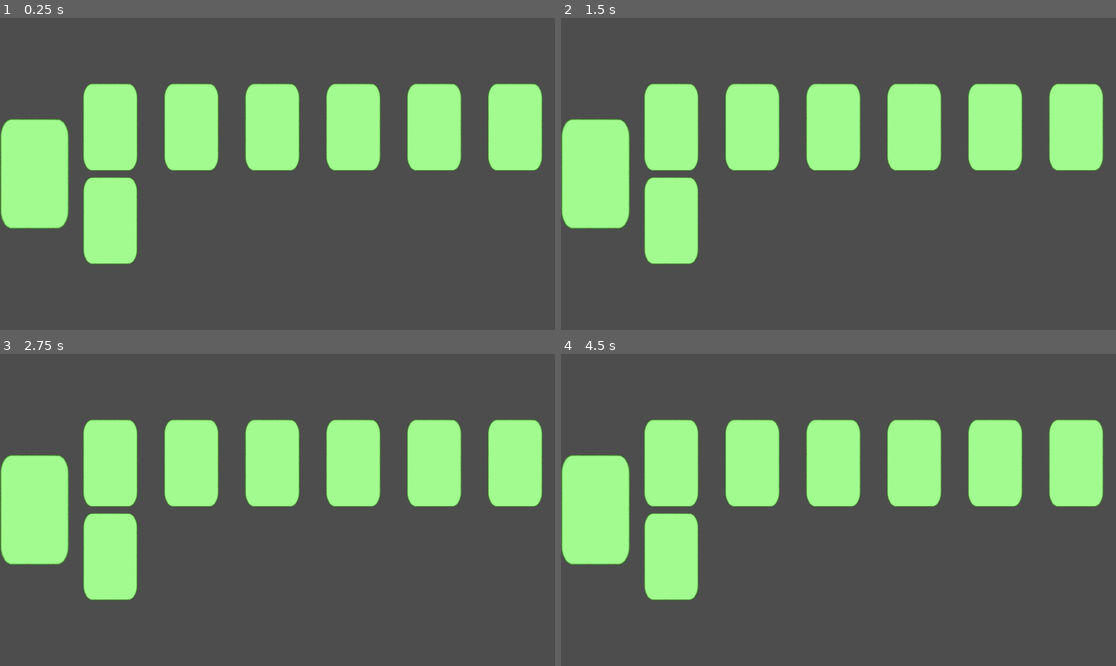
Above: before the commit, frames 1-4 (two rows, left to right).
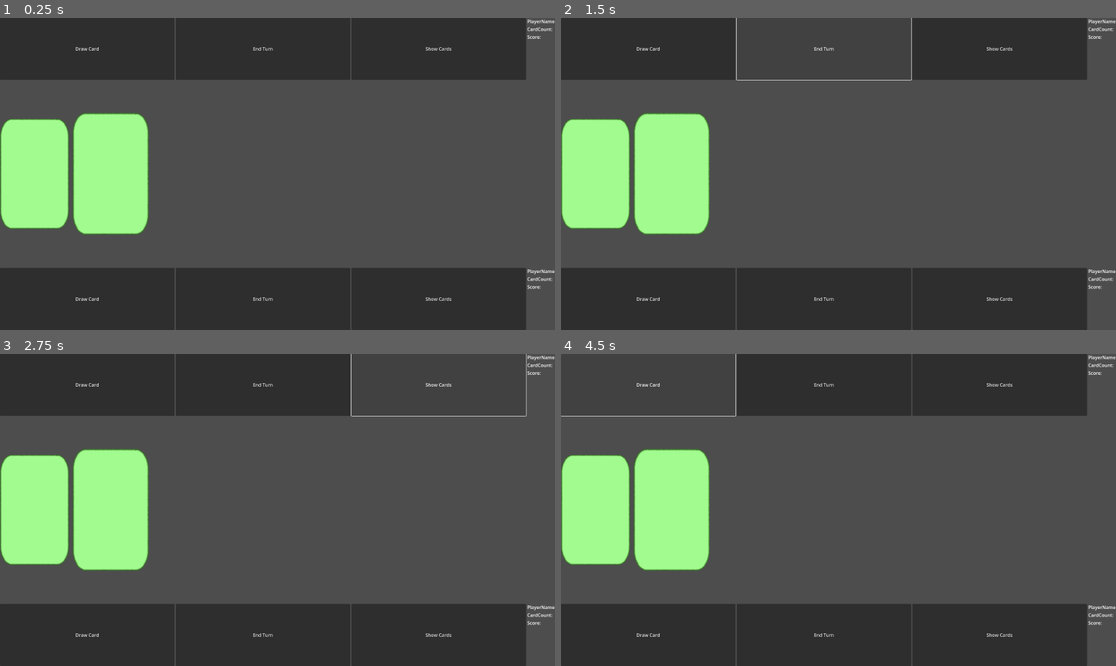
Above: after the commit, the same moments.

Repository: ElQDuck/guinea-piggies
Game: Godot game, scene res://scenes/main.tscn
Two runs of this game, one before a commit and one after it. Both use one fixed random seed, a clock stepped at 60 frames per second and the inputs below. The project has no main scene, so this scene is started directly.
Inputs (mouse positions are in pixels of both pictures, inside the frame that each line leads up to):
- Up to frame 1 (0.25 s): no input
- Up to frame 2 (1.5 s): click (649, 49) at 0.5 s, where only the run after the commit has a clickable "Draw Card"; click (821, 49) at 1.25 s, where only the run after the commit has a clickable "End Turn"
- Up to frame 3 (2.75 s): click (438, 385) at 2 s, where only the run after the commit has a clickable "Show Cards"
- Up to frame 4 (4.5 s): click (594, 510) at 2.75 s; click (594, 510) at 3.5 s; click (649, 385) at 4.25 s, where only the run after the commit has a clickable "Draw Card"

The runs differ from the first frame. In frame 1, 55% of the frame differs, in the area x 0-100%, y 0-100%; in frame 2, 48%; in frame 3, 49%; in frame 4, 48%.

Commit message:
feat: add player

Diff:
--- a/scenes/main.tscn
+++ b/scenes/main.tscn
@@ -24,6 +24,36 @@
 layout_mode = 2
 size_flags_vertical = 3
 
+[node name="DrawCard" type="Button" parent="TableUi/VBoxContainer/Player1"]
+layout_mode = 2
+size_flags_horizontal = 3
+text = "Draw Card"
+
+[node name="EndTurn" type="Button" parent="TableUi/VBoxContainer/Player1"]
+layout_mode = 2
+size_flags_horizontal = 3
+text = "End Turn"
+
+[node name="ShowCards" type="Button" parent="TableUi/VBoxContainer/Player1"]
+layout_mode = 2
+size_flags_horizontal = 3
+text = "Show Cards"
+
+[node name="VBoxContainer" type="VBoxContainer" parent="TableUi/VBoxContainer/Player1"]
+layout_mode = 2
+
+[node name="PlayerName" type="Label" parent="TableUi/VBoxContainer/Player1/VBoxContainer"]
+layout_mode = 2
+text = "PlayerName"
+
+[node name="CardsCount" type="Label" parent="TableUi/VBoxContainer/Player1/VBoxContainer"]
+layout_mode = 2
+text = "CardCount: "
+
+[node name="Score" type="Label" parent="TableUi/VBoxContainer/Player1/VBoxContainer"]
+layout_mode = 2
+text = "Score:"
+
 [node name="Cards" type="HBoxContainer" parent="TableUi/VBoxContainer"]
 layout_mode = 2
 size_flags_vertical = 3
@@ -48,50 +78,36 @@
 layout_mode = 2
 size_flags_vertical = 3
 
-[node name="DrawnCard2" parent="TableUi/VBoxContainer/Cards/GridContainer" instance=ExtResource("2_qcnc8")]
+[node name="Player2" type="HBoxContainer" parent="TableUi/VBoxContainer"]
 layout_mode = 2
 size_flags_vertical = 3
 
-[node name="DrawnCard3" parent="TableUi/VBoxContainer/Cards/GridContainer" instance=ExtResource("2_qcnc8")]
+[node name="DrawCard" type="Button" parent="TableUi/VBoxContainer/Player2"]
 layout_mode = 2
-size_flags_vertical = 3
+size_flags_horizontal = 3
+text = "Draw Card"
 
-[node name="DrawnCard4" parent="TableUi/VBoxContainer/Cards/GridContainer" instance=ExtResource("2_qcnc8")]
+[node name="EndTurn" type="Button" parent="TableUi/VBoxContainer/Player2"]
 layout_mode = 2
-size_flags_vertical = 3
+size_flags_horizontal = 3
+text = "End Turn"
 
-[node name="DrawnCard5" parent="TableUi/VBoxContainer/Cards/GridContainer" instance=ExtResource("2_qcnc8")]
+[node name="ShowCards" type="Button" parent="TableUi/VBoxContainer/Player2"]
 layout_mode = 2
-size_flags_vertical = 3
+size_flags_horizontal = 3
+text = "Show Cards"
 
-[node name="DrawnCard6" parent="TableUi/VBoxContainer/Cards/GridContainer" instance=ExtResource("2_qcnc8")]
+[node name="VBoxContainer" type="VBoxContainer" parent="TableUi/VBoxContainer/Player2"]
 layout_mode = 2
-size_flags_vertical = 3
 
-[node name="DrawnCard7" parent="TableUi/VBoxContainer/Cards/GridContainer" instance=ExtResource("2_qcnc8")]
+[node name="PlayerName" type="Label" parent="TableUi/VBoxContainer/Player2/VBoxContainer"]
 layout_mode = 2
-size_flags_vertical = 3
+text = "PlayerName"
 
-[node name="DrawnCard8" parent="TableUi/VBoxContainer/Cards/GridContainer" instance=ExtResource("2_qcnc8")]
-visible = false
+[node name="CardsCount" type="Label" parent="TableUi/VBoxContainer/Player2/VBoxContainer"]
 layout_mode = 2
-size_flags_vertical = 3
+text = "CardCount: "
 
-[node name="DrawnCard9" parent="TableUi/VBoxContainer/Cards/GridContainer" instance=ExtResource("2_qcnc8")]
-visible = false
+[node name="Score" type="Label" parent="TableUi/VBoxContainer/Player2/VBoxContainer"]
 layout_mode = 2
-size_flags_vertical = 3
-
-[node name="DrawnCard10" parent="TableUi/VBoxContainer/Cards/GridContainer" instance=ExtResource("2_qcnc8")]
-visible = false
-layout_mode = 2
-size_flags_vertical = 3
-
-[node name="DrawnCard11" parent="TableUi/VBoxContainer/Cards/GridContainer" instance=ExtResource("2_qcnc8")]
-visible = false
-layout_mode = 2
-size_flags_vertical = 3
-
-[node name="Player2" type="HBoxContainer" parent="TableUi/VBoxContainer"]
-layout_mode = 2
-size_flags_vertical = 3
+text = "Score:"
